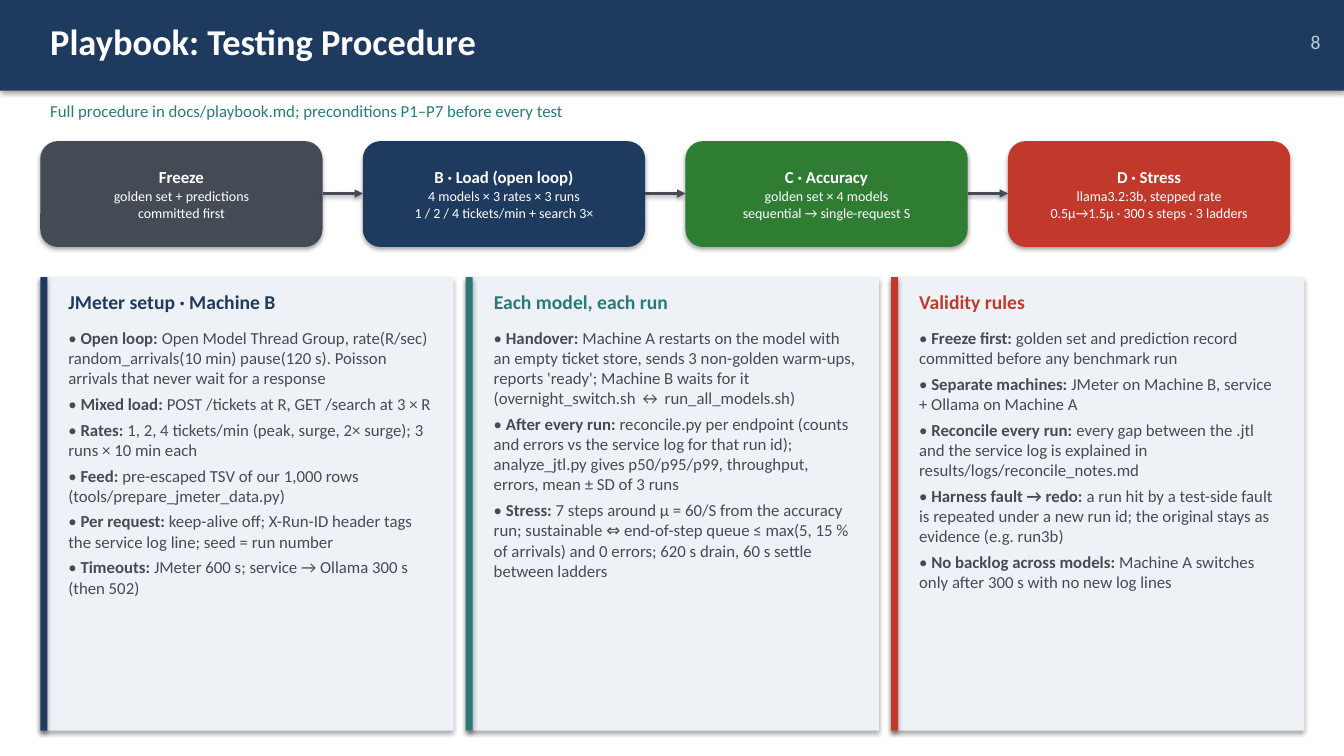
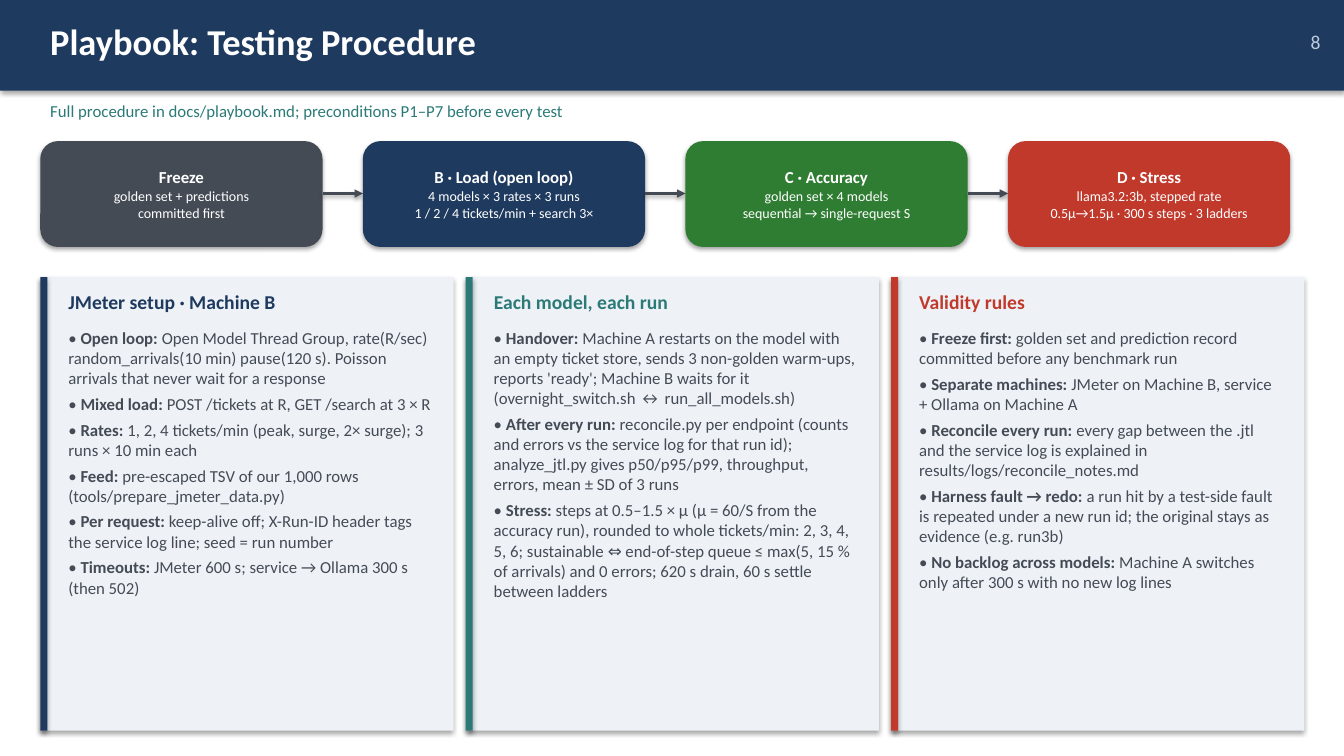
Before and after one commit to AlvinKoh1/ICT3113-Assignment2, a slide deck: slide 8 of deck/Group09.pptx. Drawn at 1344x756 pixels with LibreOffice and Linux fonts; fonts in the diff are those of the drawing. Boxes give left, top, right and bottom in pixels: in the first picture for what was removed or moved away, otherwise in the second. Text is boxed around its words. In the diff, an @@ line names an element or a change of style, - is before the commit and + after.

```diff
--- a/deck/Group09.pptx
+++ b/deck/Group09.pptx
@@ text at (494, 504, 849, 597): text changed @@
-• Stress: 7 steps around μ = 60/S from the accuracy run; sustainable ⇔ end-of-step queue ≤ max(5, 15 % of arrivals) and 0 errors; 620 s drain, 60 s settle between ladders
+• Stress: steps at 0.5–1.5 × μ (μ = 60/S from the accuracy run), rounded to whole tickets/min: 2, 3, 4, 5, 6; sustainable ⇔ end-of-step queue ≤ max(5, 15 % of arrivals) and 0 errors; 620 s drain, 60 s settle between ladders
```
Also in this commit, not shown: 1 other slide changed, 1 other file.
